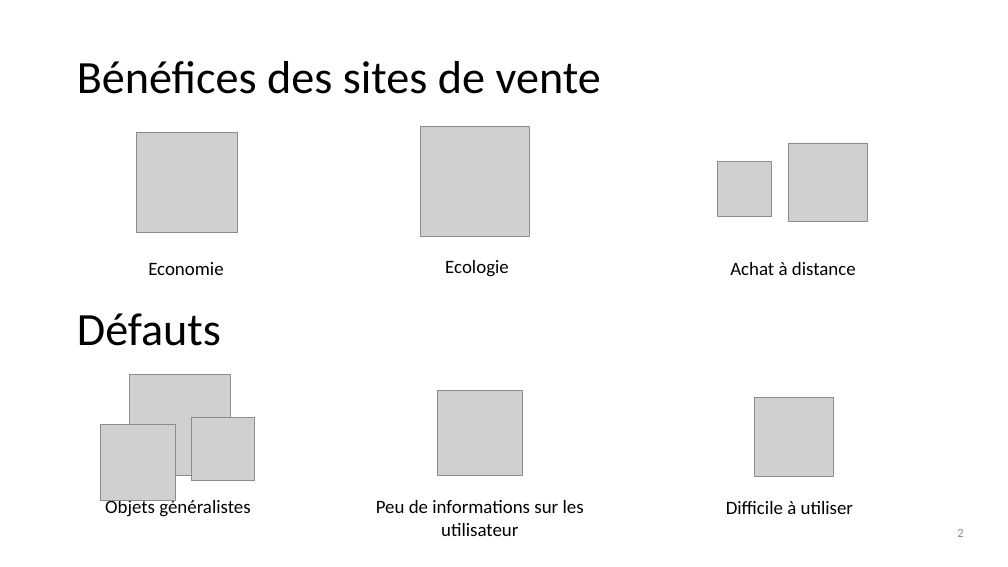
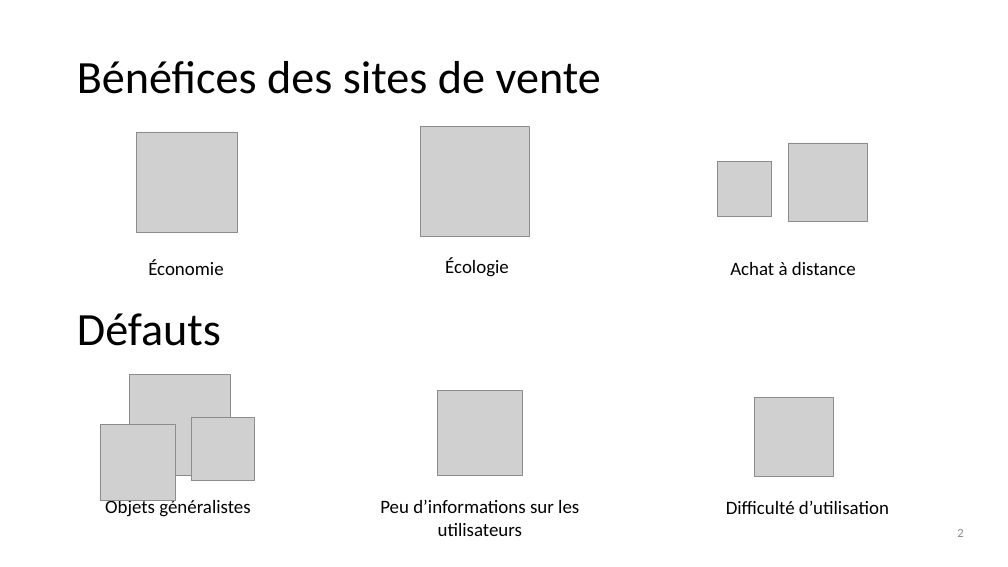
Before and after one commit to unige-pinfo-2019/PInfo1, a slide deck: slide 2 of Docs/UNIbay_DeskPitch.pptx. Drawn at 1008x567 pixels with LibreOffice and Linux fonts; fonts in the diff are those of the drawing; grey boxes stand for pictures. Boxes give left, top, right and bottom in pixels: in the first picture for what was removed or moved away, otherwise in the second. Text is boxed around its words. In the diff, an @@ line names an element or a change of style, - is before the commit and + after.

```diff
--- a/Docs/UNIbay_DeskPitch.pptx
+++ b/Docs/UNIbay_DeskPitch.pptx
@@ text at [148, 259, 223, 275]: text changed @@
-Economie
+Économie
@@ text at [445, 258, 509, 277]: text changed @@
-Ecologie
+Écologie
@@ text at [380, 500, 579, 536]: text changed @@
-Peu de informations sur les
-utilisateur
+Peu d’informations sur les
+utilisateurs
@@ text at [726, 501, 889, 514]: text changed @@
-Difficile à utiliser
+Difficulté d’utilisation
```
Also in this commit, not shown: 6 other slides changed.
